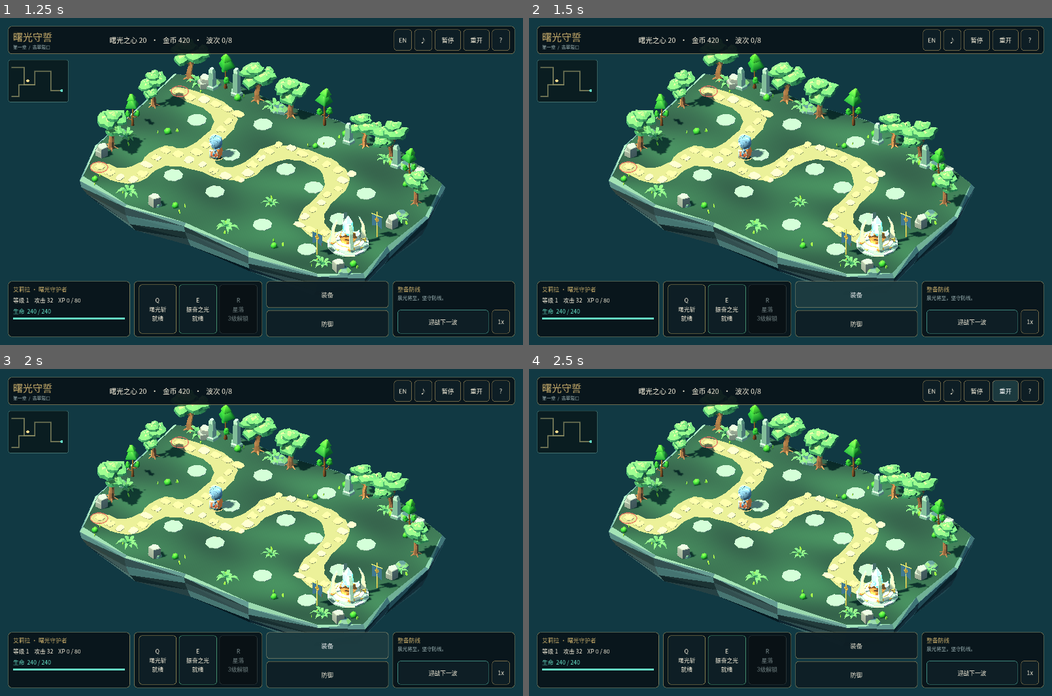
Above: before the commit, frames 1-4 (two rows, left to right).
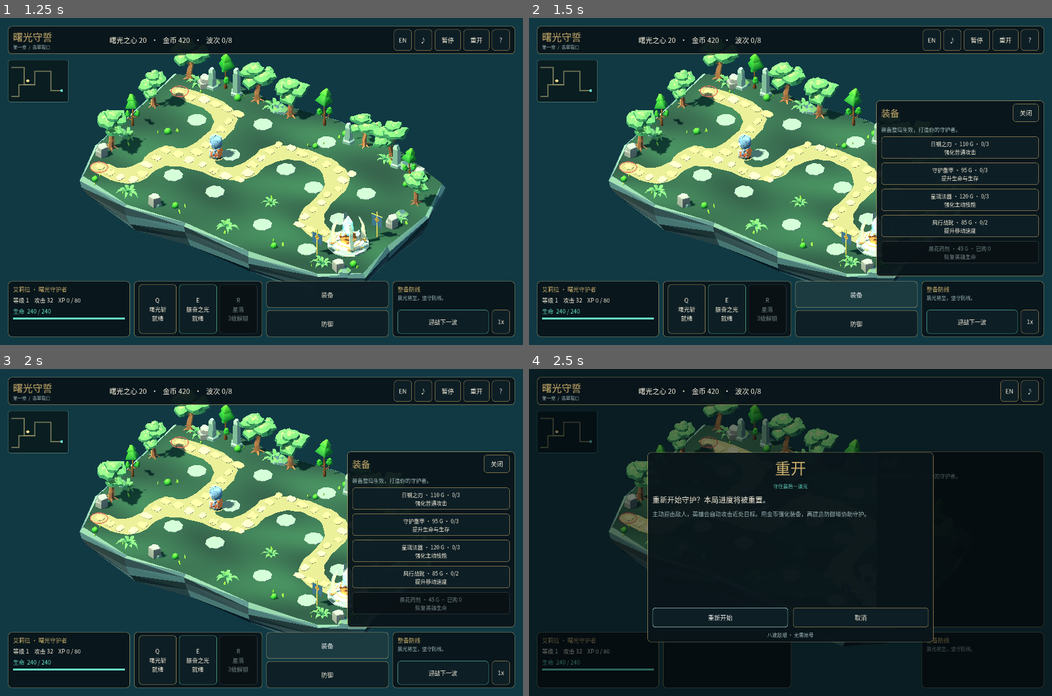
Above: after the commit, the same moments.

Repository: dcc-mcp/showcase
Game: Godot game, scene res://start.tscn
Two runs of this game, one before a commit and one after it. Both use one fixed random seed, a clock stepped at 60 frames per second and the inputs below.
Inputs:
- Up to frame 1 (1.25 s): click "进入隘口" at 0.5 s
- Up to frame 2 (1.5 s): click "装备" at 1.25 s
- Up to frame 3 (2 s): no input
- Up to frame 4 (2.5 s): click "重开" at 2 s

Frame 1 is identical in both runs. In frame 2, 17% of the frame differs, in the area x 66-99%, y 25-79%; in frame 3, 17%; in frame 4, 76%, in the area x 0-100%, y 0-100%.

Commit message:
Preserve native held pointer activation until mouse release

Diff:
--- a/scripts/godot_web/dawnkeep/game/hud.gd
+++ b/scripts/godot_web/dawnkeep/game/hud.gd
@@ -99,6 +99,7 @@
 var boss_health_bar: ProgressBar
 var groups: Dictionary = {}
 var _keyboard_navigation := false
+var _pointer_button_held := false
 var _focus_scope := ""
 var _restore_focus: Control
 var _stacked := false
@@ -488,12 +489,15 @@
   if get_viewport().gui_get_focus_owner()==null:
    _focus_first.call_deferred(event.shift_pressed)
    get_viewport().set_input_as_handled()
- elif event is InputEventMouseButton and event.pressed:
-  _keyboard_navigation=false
-  if not is_modal_open():_release_pointer_focus.call_deferred()
+ elif event is InputEventMouseButton:
+  if event.button_index==MOUSE_BUTTON_LEFT:_pointer_button_held=event.pressed
+  if event.pressed:_keyboard_navigation=false
+  # BaseButton cancels an in-flight press when focus exits. Clear keyboard
+  # ownership now, but let GUI mouse-up finish before releasing pointer focus.
+  if not _pointer_button_held and not is_modal_open():_release_pointer_focus.call_deferred()
 
 func _release_pointer_focus() -> void:
- if _keyboard_navigation or is_modal_open():return
+ if _pointer_button_held or _keyboard_navigation or is_modal_open():return
  var focused:=get_viewport().gui_get_focus_owner()
  if focused!=null:focused.release_focus()
 
--- a/scripts/godot_web/dawnkeep/game/verify_runtime.gd
+++ b/scripts/godot_web/dawnkeep/game/verify_runtime.gd
@@ -4,6 +4,7 @@
 var checks:=0
 var layout_settle_max_frames:=0
 var synthetic_input_events:=0
+var pointer_hold_max_frames:=0
 func _initialize():call_deferred("run")
 func check(ok:bool,message:String):
  checks+=1
@@ -46,19 +47,76 @@
  key_event(code,false,shift,control)
  await settle_ui()
 
-func click_control(button:Control) -> void:
+func click_control(button:Control,hold_frames:int=3) -> void:
  var point:=button.get_global_rect().get_center()
+ var visible_rect:=root.get_visible_rect().intersection(button.get_global_rect())
+ var ancestor:Node=button.get_parent()
+ while ancestor!=null:
+  if ancestor is Control and ancestor.clip_contents:visible_rect=visible_rect.intersection(ancestor.get_global_rect())
+  ancestor=ancestor.get_parent()
+ check(button.is_visible_in_tree() and visible_rect.has_point(point),"Pointer target center is visible inside viewport and clip ancestors: "+str(button.name))
+ var activations:Array[int]=[0]
+ var record_activation:=func():activations[0]+=1
+ if button is BaseButton:button.pressed.connect(record_activation)
  var motion:=InputEventMouseMotion.new()
  motion.position=point;motion.global_position=point
  root.push_input(motion,true)
  synthetic_input_events+=1
+ if button is BaseButton:check(button.is_hovered(),"Synthetic pointer motion reaches native button: "+str(button.name))
  for pressed:bool in [true,false]:
   var event:=InputEventMouseButton.new()
   event.position=point;event.global_position=point
   event.button_index=MOUSE_BUTTON_LEFT;event.pressed=pressed
   root.push_input(event,true)
   synthetic_input_events+=1
-  await process_frame
+  if pressed:
+   # One process_frame can resume before deferred focus cleanup. Cross several
+   # idle frames so a real held click cannot be masked by an immediate pair.
+   for frame in range(hold_frames):await process_frame
+   pointer_hold_max_frames=maxi(pointer_hold_max_frames,hold_frames)
+   if button is BaseButton and not button.disabled:
+    check(button.is_pressed(),"Native button retains held pointer press across idle frames: "+str(button.name))
+    if button.action_mode==BaseButton.ACTION_MODE_BUTTON_RELEASE:
+     check(activations[0]==0,"Native release-mode button does not activate before pointer release: "+str(button.name))
+  else:await process_frame
+ await settle_ui()
+ if button is BaseButton:
+  check(activations[0]==1,"Native pointer click emits exactly one activation: "+str(button.name))
+  button.pressed.disconnect(record_activation)
+
+func verify_pointer_holds(main:Node) -> void:
+ var original_size:Vector2i=root.size
+ main._command("restart",null)
+ main.hud.shop="";main.hud.intro=false;main.hud.confirming=false;main.hud.help_open=false
+ main.hud.leave_keyboard_navigation()
+ root.size=Vector2i(842,388)
+ main._resize()
+ await settle_ui()
+ check(main.hud.portrait and main.hud.controls.equipment.is_visible_in_tree(),"Held-pointer fixture uses observed compact native viewport")
+ await click_control(main.hud.controls.equipment,18)
+ check(main.hud.shop=="equipment" and main.game.gold==420,"Held Equipment pointer click opens shop exactly once without a purchase")
+ if main.hud.shop=="equipment":
+  var boots:Button=main.hud.controls.item_boots
+  main.hud.groups.shop_scroll.ensure_control_visible(boots)
+  await settle_ui()
+  for purchase in range(2):
+   var before:Dictionary=main.game.snapshot()
+   var cost:int=0
+   for item:Dictionary in before.shop:
+    if item.key=="boots":cost=int(item.cost)
+   await click_control(boots,18)
+   var after:Dictionary=main.game.snapshot()
+   check(after.hero.equipment.boots==before.hero.equipment.boots+1 and after.gold==before.gold-cost,"Held Boots pointer click purchases exactly once: "+str(purchase))
+   check(main.hud.shop=="equipment" and main.game.wave==0,"Held shop purchase preserves panel and does not trigger world action")
+  check(not main.hud.keyboard_navigation_active() and root.gui_get_focus_owner()==null,"Completed pointer purchase releases incidental keyboard focus")
+  await click_control(main.hud.controls.close,18)
+  check(main.hud.shop=="","Held Close pointer click closes shop")
+ var was_muted:bool=main.muted
+ await click_control(main.hud.controls.mute,18)
+ check(main.muted!=was_muted,"Held ordinary pointer button activates on release")
+ check(not main.hud.keyboard_navigation_active() and root.gui_get_focus_owner()==null,"Held ordinary pointer button does not trap gameplay keyboard focus")
+ root.size=original_size
+ main._resize()
  await settle_ui()
 
 func focus_is_one_of(hud:Control,keys:Array) -> bool:
@@ -200,6 +258,9 @@
  first=null;second=null
 
 func run():
+ # SceneTree --script starts headless with a 64x64 root, independently of the
+ # project window defaults. Pointer hit testing must use the intended viewport.
+ root.size=Vector2i(1280,800)
  var main=load("res://main.gd").new()
  root.add_child(main)
  await process_frame
@@ -243,7 +304,8 @@
  main.hud._activate("restart",null);main.hud._activate("confirm_restart",null)
  check(not main._modal_open and not main.game.paused and main.game.wave==0,"Confirmed restart clears modal lifecycle")
  await verify_keyboard_navigation(main)
- print("DAWNKEEP_RUNTIME_CHECKS "+JSON.stringify({"passed":failures.is_empty(),"checks":checks,"failures":failures,"layout_settle_max_frames":layout_settle_max_frames,"synthetic_input_events":synthetic_input_events,"scope":"Headless main/HUD/VFX integration and synthetic native GUI dispatch/focus fixtures; not OS real-input acceptance"}))
+ await verify_pointer_holds(main)
+ print("DAWNKEEP_RUNTIME_CHECKS "+JSON.stringify({"passed":failures.is_empty(),"checks":checks,"failures":failures,"layout_settle_max_frames":layout_settle_max_frames,"synthetic_input_events":synthetic_input_events,"pointer_hold_max_frames":pointer_hold_max_frames,"scope":"Headless main/HUD/VFX integration and synthetic native GUI dispatch/focus fixtures including held pointer clicks; not OS real-input acceptance"}))
  main.queue_free()
  main=null
  warning.clear()
--- a/scripts/godot_web/dawnkeep/game/verify_ui.gd
+++ b/scripts/godot_web/dawnkeep/game/verify_ui.gd
@@ -123,6 +123,8 @@
  hud._layout()
  var pointer:=InputEventMouseButton.new()
  pointer.button_index=MOUSE_BUTTON_LEFT;pointer.pressed=true
+ hud._input(pointer)
+ pointer.pressed=false
  hud._input(pointer)
  await settle_layout(hud,"focus fixture reset")
  var tab:=InputEventKey.new()
Not shown, changed: skills/dcc-showcase-production/references/godot-native-ui.md
